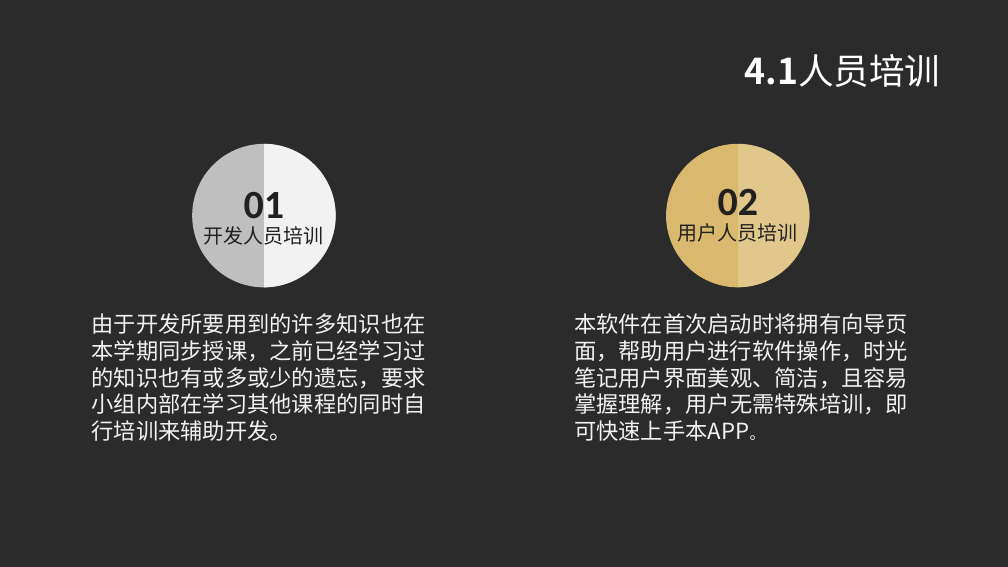
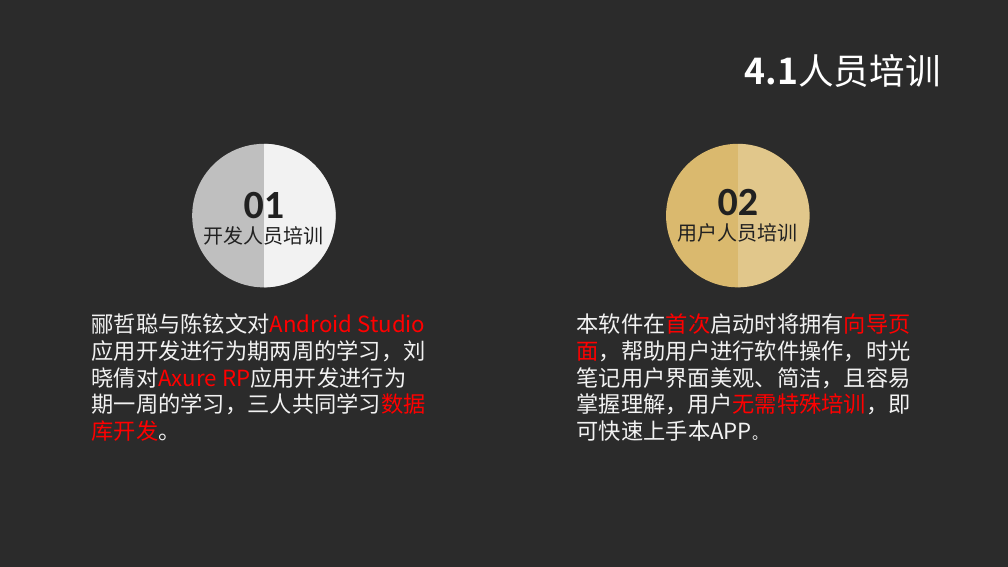
Before and after one commit to SE-2018-G01/TimeNote, a slide deck: slide 17 of SE2018春-G01-项目计划.pptx. Drawn at 1008x567 pixels with LibreOffice and Linux fonts; fonts in the diff are those of the drawing; background and template pictures are left out; a plain dark background stands for a picture behind light text. Boxes give left, top, right and bottom in pixels: in the first picture for what was removed or moved away, otherwise in the second. Text is boxed around its words. In the diff, an @@ line names an element or a change of style, - is before the commit and + after.

```diff
--- a/SE2018春-G01-项目计划.pptx
+++ b/SE2018春-G01-项目计划.pptx
@@ text at (92, 313, 426, 441): text changed @@
-由于开发所要用到的许多知识也在
-本学期同步授课，之前已经学习过
-的知识也有或多或少的遗忘，要求
-小组内部在学习其他课程的同时自
-行培训来辅助开发。
+郦哲聪与陈铉文对Android Studio
+应用开发进行为期两周的学习，刘
+晓倩对Axure RP应用开发进行为
+期一周的学习，三人共同学习数据
+库开发。
@@ text at (577, 313, 911, 414): text colour #F2F2F2 to #FF0000 in "本软件在首次启动时将拥有向导页", "面，帮助用户进行软件操作，时光", "掌握理解，用户无需特殊培训，即"; alignment left to right @@
```
Also in this commit, not shown: 11 other slides changed, 1 slide added, 2 slides removed, 4 other files.
